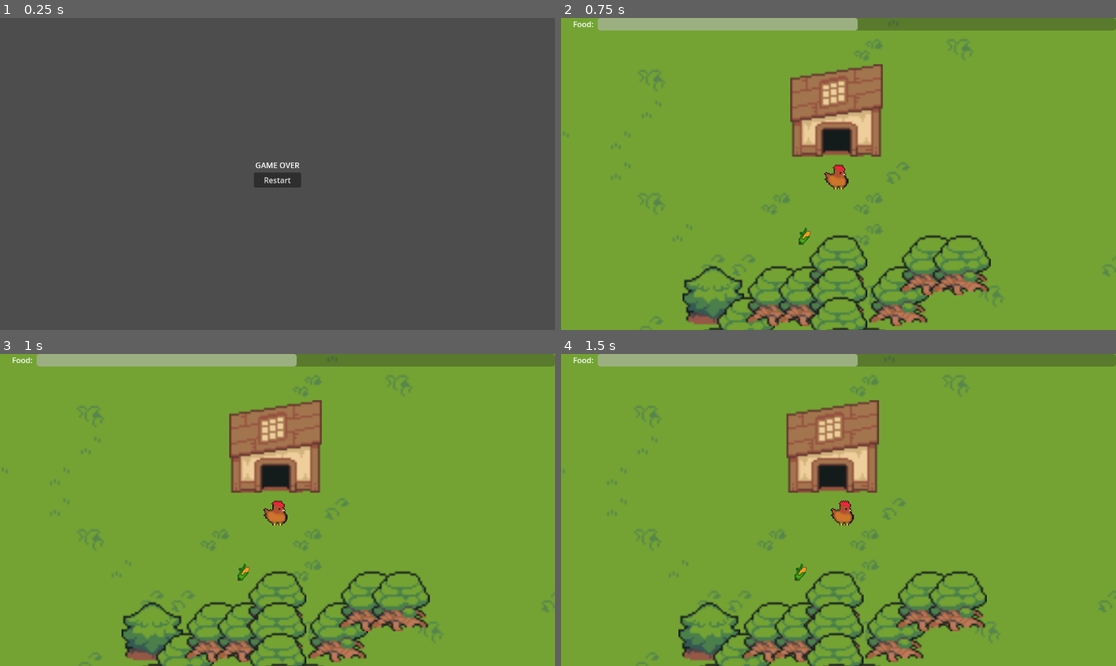
Above: before the commit, frames 1-4 (two rows, left to right).
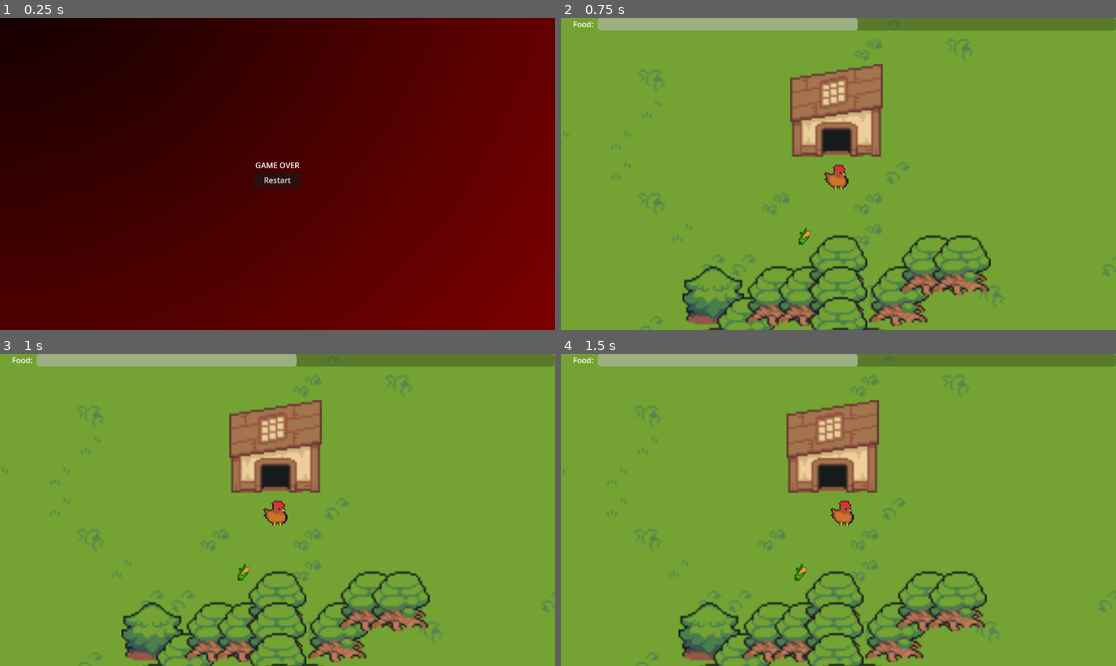
Above: after the commit, the same moments.

Repository: jackfruitgames/chickeeen
Game: Godot game, scene res://scenes/gameover/gameover.tscn
Same seed, same stepped clock (60 frames per second), same inputs: the game is played once before the commit and once after it. This scene is started directly instead of the project's main scene.
Inputs:
- Up to frame 1 (0.25 s): no input
- Up to frame 2 (0.75 s): click "Restart" at 0.5 s
- Up to frame 3 (1 s): no input
- Up to frame 4 (1.5 s): tap Enter at 1.25 s; hold Right (move_right) from 1.28 s (still down)

The runs differ from the first frame. In frame 1, 100% of the frame differs, in the area x 0-100%, y 0-100%; in frame 2, nothing differs; in frame 3, nothing differs; in frame 4, nothing differs.

Commit message:
add background to gameover screen

Diff:
--- a/scenes/gameover/gameover.tscn
+++ b/scenes/gameover/gameover.tscn
@@ -1,6 +1,15 @@
-[gd_scene load_steps=2 format=3 uid="uid://dhndmuv1touhp"]
+[gd_scene load_steps=4 format=3 uid="uid://dhndmuv1touhp"]
 
 [ext_resource type="Script" path="res://scenes/gameover/restartGame.gd" id="1_wv5se"]
+
+[sub_resource type="Gradient" id="Gradient_aq8mq"]
+offsets = PackedFloat32Array(0, 0.595078)
+colors = PackedColorArray(0, 0, 0, 1, 1, 0, 0, 1)
+
+[sub_resource type="GradientTexture2D" id="GradientTexture2D_gks2f"]
+gradient = SubResource("Gradient_aq8mq")
+fill = 1
+fill_from = Vector2(0.491453, 0.465812)
 
 [node name="gameover" type="Node2D"]
 
@@ -40,4 +49,8 @@
 text = "    Restart    "
 script = ExtResource("1_wv5se")
 
+[node name="Sprite2D" type="Sprite2D" parent="."]
+scale = Vector2(121.96, 112.76)
+texture = SubResource("GradientTexture2D_gks2f")
+
 [connection signal="pressed" from="CanvasLayer/Control/VBoxContainer/Button" to="CanvasLayer/Control/VBoxContainer/Button" method="_on_pressed"]
